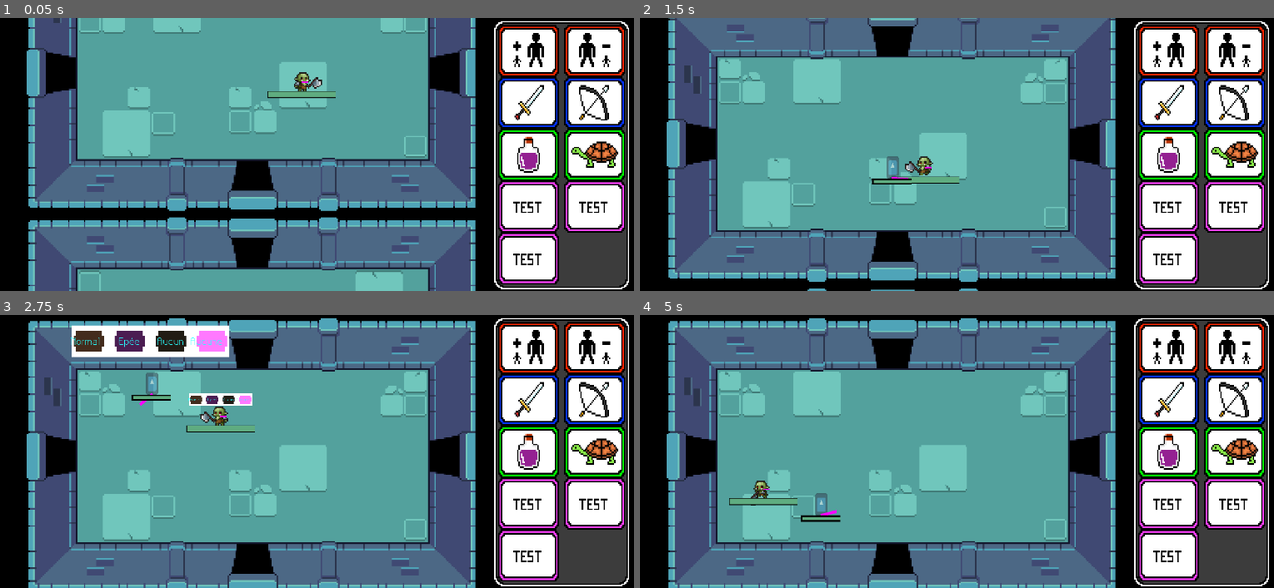
Above: before the commit, frames 1-4 (two rows, left to right).
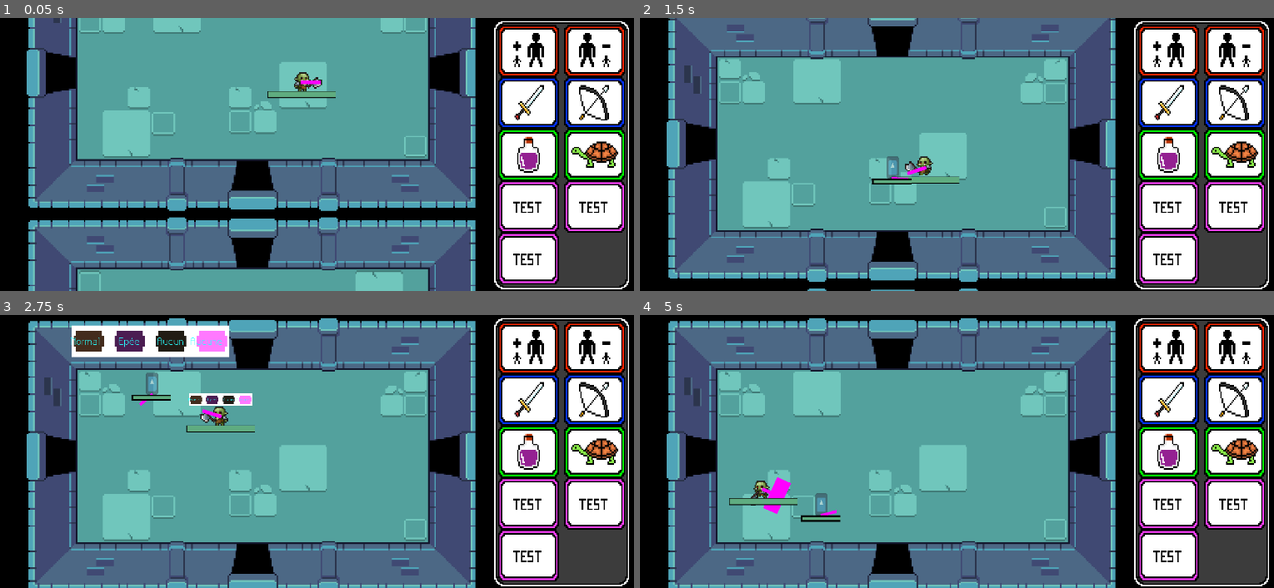
Above: after the commit, the same moments.

Repository: Lmorder2/Game-Jam---Max-Pierre-Arthur-Thomas
Game: Godot game, scene res://world.tscn
Two runs of this game, one before a commit and one after it. Both use one fixed random seed, a clock stepped at 60 frames per second and the inputs below. The engine's default icon, where the game draws it, is replaced by a stand-in: a white triangle on a blue panel in a dark square.
Inputs (mouse positions are in pixels of both pictures, inside the frame that each line leads up to):
- Up to frame 1 (0.05 s): no input
- Up to frame 2 (1.5 s): move the mouse to (937, 209) at 0.52 s; hold Alt (alt) 0.53-1.28 s; hold Up (ui_up) from 0.53 s (still down); click (937, 209) at 0.6 s; move the mouse to (1172, 195) at 1.27 s; tap Alt (alt) at 1.35 s
- Up to frame 3 (2.75 s): click (532, 492) at 1.55 s; move the mouse to (133, 410) at 2.02 s; release Up (ui_up) at 2.03 s; hold Left (ui_left) from 2.03 s (still down); hold Alt (alt) from 2.03 s (still down); click (133, 410) at 2.1 s
- Up to frame 4 (5 s): move the mouse to (1007, 451) at 2.77 s; release Alt (alt) at 2.78 s; tap Alt (alt) at 2.85, 4.35 s; click (1007, 451) at 3.05 s; move the mouse to (874, 383) at 3.52 s; release Left (ui_left) at 3.53 s; hold Down (ui_down) 3.53-4.28 s; hold Alt (alt) 3.53-4.28 s; click (874, 383) at 3.6 s; move the mouse to (1121, 437) at 4.27 s; hold Right (ui_right) from 4.28 s (still down); click (1121, 437) at 4.55 s

The runs differ from the first frame. In frame 1, less than 0.1% of the frame differs, in the area x 47-51%, y 22-25%; in frame 2, less than 0.1%; in frame 3, less than 0.1%; in frame 4, 0.3%, in the area x 19-24%, y 59-73%.

Commit message:
Commit plein de truc sur le fonctionnement des mobs et de l'épée, c'est Colin qu'a tout fait là j'ai rien pigé à ce qu'il à fait mais je trust inch'

Diff:
--- a/mob.gd
+++ b/mob.gd
@@ -11,22 +11,22 @@
 		emit_signal("death", self)
 		queue_free()
 
-
 func _physics_process(delta: float) -> void:
 	if player_chase:
 		global_position += (player.global_position - global_position)/speed
 		if (player.global_position.x - global_position.x) < 0:
 			$AnimatedSprite2D.flip_h = true
 		move_and_collide(Vector2(0,0))
+		$WeaponsSword.look_at_target(player.global_position)
+		$WeaponsBow.look_at_target(player.global_position)
 
 func _on_detection_area_body_entered(body: Node2D) -> void:
-	if(body.name=="Player"):
-		player = body# Replace with function body.
+	if(body.name == "Player"):
+		player = body # Replace with function body.
 		player_chase = true
 
 func _on_detection_area_body_exited(body: Node2D) -> void:
-	player = null # Replace with function body.
-	player_chase = false
+	pass
 
 func _on_area_2d_body_entered(body: Node2D) -> void:
 	if(body.name=="Player"):
@@ -38,3 +38,8 @@
 func _on_health_manager_death() -> void:
 	emit_signal("death", self)
 	queue_free()
+
+func _on_mob_attack_timer_timeout() -> void:
+	if(player):
+		$WeaponsSword.activate_sword_attack()
+		$WeaponsBow.activate_sword_attack()
--- a/mob.tscn
+++ b/mob.tscn
@@ -348,16 +348,19 @@
 scale = Vector2(1e-05, 1e-05)
 shape = SubResource("RectangleShape2D_p11y5")
 
-[node name="BoxMots" parent="." instance=ExtResource("3_1qmh0")]
+[node name="BoxMots" parent="." node_paths=PackedStringArray("effect_manager") instance=ExtResource("3_1qmh0")]
 offset_left = -50.0
 offset_top = -37.0
 offset_right = 50.0
 offset_bottom = -17.0
+effect_manager = NodePath("../EffectManager")
 
 [node name="WeaponsSword" parent="." instance=ExtResource("3_ubaqv")]
+scale = Vector2(3, 3)
 collision_mask = 1
 
 [node name="WeaponsBow" parent="." instance=ExtResource("5_gfurk")]
+scale = Vector2(3, 3)
 
 [node name="EffectManager" parent="." node_paths=PackedStringArray("sprite", "collisionPolygon", "sword", "bow", "healthManager") instance=ExtResource("6_ieysi")]
 sprite = NodePath("../AnimatedSprite2D")
@@ -370,8 +373,12 @@
 position = Vector2(-54, 14)
 healthMax = 200.0
 
+[node name="MobAttackTimer" type="Timer" parent="."]
+autostart = true
+
 [connection signal="body_entered" from="detection_area" to="." method="_on_detection_area_body_entered"]
 [connection signal="body_exited" from="detection_area" to="." method="_on_detection_area_body_exited"]
+[connection signal="body_entered" from="kill_area" to="." method="_on_area_2d_body_entered"]
 [connection signal="body_entered" from="kill_area" to="." method="_on_kill_area_body_entered"]
-[connection signal="body_entered" from="kill_area" to="." method="_on_area_2d_body_entered"]
 [connection signal="death" from="HealthManager" to="." method="_on_health_manager_death"]
+[connection signal="timeout" from="MobAttackTimer" to="." method="_on_mob_attack_timer_timeout"]
--- a/player.gd
+++ b/player.gd
@@ -23,4 +23,4 @@
 	pass # Replace with function body.
 
 func attack(body):
-	body.get_node("HealthManager").take_damage(200)
+	body.get_node("HealthManager").take_damage(20)
--- a/room_right.tscn
+++ b/room_right.tscn
@@ -47,7 +47,7 @@
 collision_mask = 2
 
 [node name="CollisionShape2D" type="CollisionShape2D" parent="PlayerDetector"]
-position = Vector2(160, 90)
+position = Vector2(160, 88)
 shape = SubResource("RectangleShape2D_ecl6m")
 debug_color = Color(0.984314, 0, 0.329412, 0.419608)
 
@@ -65,7 +65,7 @@
 mobs = [NodePath("../mob2")]
 
 [node name="mob2" parent="." instance=ExtResource("6_ebhfd")]
-position = Vector2(191, 96)
+position = Vector2(224, 96)
 scale = Vector2(0.4, 0.4)
 
 [connection signal="body_entered" from="PlayerDetector" to="." method="_on_player_detector_body_entered"]
--- a/scenes/effect_manager.gd
+++ b/scenes/effect_manager.gd
@@ -87,8 +87,8 @@
 	if (effect) == "Poison":
 		reset_effect()
 		for i in range(5):
-			$PoisonTimer.wait_time = 1
-			healthManager.amount = 10
+			$PoisonTimer.wait_time = 5
+			healthManager.amount = 3
 			healthManager.take_damage(healthManager.amount)
 			$PoisonTimer.start()
 			await $PoisonTimer.timeout
--- a/weapons.gd
+++ b/weapons.gd
@@ -20,6 +20,9 @@
 			activate_sword_attack()
 		look_at(get_global_mouse_position())
 
+func look_at_target(target):
+	look_at(target)
+
 func activate_sword_attack():
 	monitoring = true
 	$Sprite2D.visible = true
Not shown: 1 places in room_right.tscn that only renumber resources
Not shown: 1 places in world.tscn that only renumber resources
